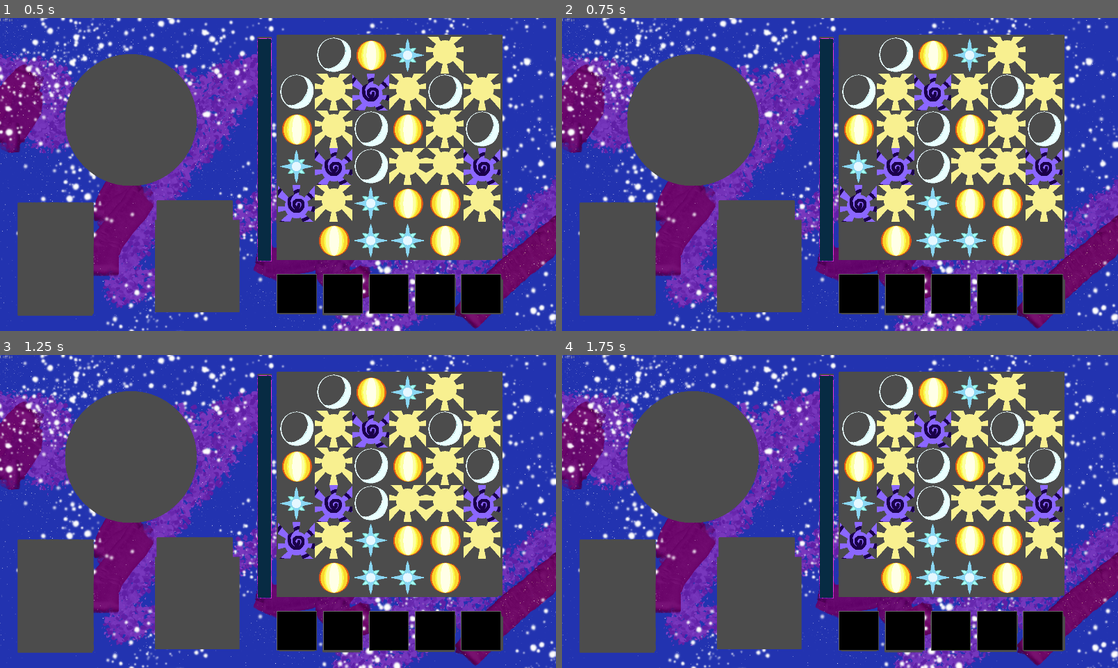
Above: before the commit, frames 1-4 (two rows, left to right).
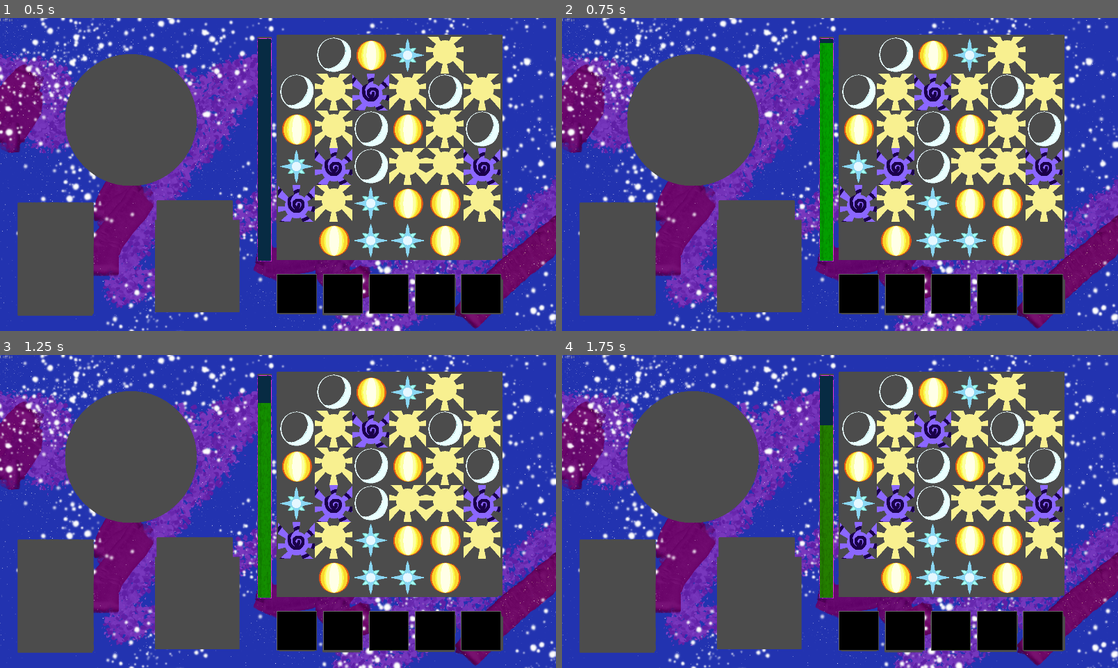
Above: after the commit, the same moments.

Repository: c0vvb0yy/match3
Game: Godot game, scene res://scenes/GameWindow.tscn
The game is run twice, just before and just after one commit, with the same random seed, the same clock (stepped at 60 frames per second) and the same inputs.
Inputs (mouse positions are in pixels of both pictures, inside the frame that each line leads up to):
- Up to frame 1 (0.5 s): no input
- Up to frame 2 (0.75 s): tap Enter (ui_accept) at 0.5 s; move the mouse to (962, 158) at 0.52 s; click (962, 158) at 0.6 s
- Up to frame 3 (1.25 s): tap Enter (ui_accept) at 0.77, 0.8, 1.07 s
- Up to frame 4 (1.75 s): tap Enter (ui_accept) at 1.25, 1.35, 1.52 s; move the mouse to (728, 527) at 1.27 s; click (728, 527) at 1.55 s

Frame 1 is identical in both runs. In frame 2, 1.7% of the frame differs, in the area x 46-49%, y 8-78%; in frame 3, 1.5%; in frame 4, 1.3%.

Commit message:
finding matches OPTIMIZED

Diff:
--- a/godot/Match3/scripts/Grid.gd
+++ b/godot/Match3/scripts/Grid.gd
@@ -6,6 +6,11 @@
 	move
 }
 var state;
+
+enum{
+	horizontal,
+	vertical
+}
 
 #Grid Variables
 export (int) var width;
@@ -30,6 +35,7 @@
 	preload("res://scenes/OrderPiece.tscn")
 ];
 var current_matches = [];
+var cool_matches = [];
 
 
 #input variables
@@ -49,7 +55,7 @@
 # Called when the node enters the scene tree for the first time.
 func _ready():
 	state = move;
-	#turn_timer = get_parent().get_node("TurnTimer");
+	turn_timer = get_parent().get_node("TurnTimer");
 	fall_timer = get_parent().get_node("FallTimer");
 	fill_timer = get_parent().get_node("FillTimer");
 	destroy_timer = get_parent().get_node("DestroyTimer");
@@ -84,30 +90,10 @@
 				all_pieces[i][j] = piece;
 
 func find_matches():
-	var at_least_one_matched = false;
-	for i in width:
-		for j in height:
-			if(is_piece_existing(all_pieces, i, j)):
-				var current_piece = all_pieces[i][j];
-				if( i > 0 && i < width - 1): #horizontal matching logic
-					if(is_piece_existing_and_same(all_pieces, i - 1, j, current_piece)
-					&& is_piece_existing_and_same(all_pieces, i + 1, j, current_piece)):
-						var left_piece = all_pieces[i - 1][j];
-						var right_piece = all_pieces[i + 1][j];
-						match_and_dim([left_piece, current_piece, right_piece,]);
-						add_to_array([Vector2(i-1,j), Vector2(i,j), Vector2(i+1,j)], current_matches);
-						if(!at_least_one_matched):
-							at_least_one_matched = true;
-				if(j > 0 && j < height - 1): #vertical matching logic
-					if(is_piece_existing_and_same(all_pieces, i, j - 1, current_piece)
-					&& is_piece_existing_and_same(all_pieces, i, j + 1, current_piece)):
-						var upper_piece = all_pieces[i][j - 1];
-						var lower_piece = all_pieces[i][j + 1];
-						match_and_dim([lower_piece, upper_piece, current_piece]);
-						add_to_array([Vector2(i,j-1), Vector2(i,j), Vector2(i,j+1)], current_matches);
-						if(!at_least_one_matched):
-							at_least_one_matched = true;
-	return at_least_one_matched;
+	find_long_matches();
+	for tile in current_matches:
+		match_and_dim([all_pieces[tile.x][tile.y]]);
+	return current_matches.size() > 0;
 
 func break_matches():
 	for i in width:
@@ -124,47 +110,56 @@
 				if(current_piece.matched):
 					current_piece.queue_free();
 					all_pieces[i][j] = null;
-	print(current_matches)
+	print(current_matches);
 	current_matches.clear();
 
 func find_long_matches():
-	var temp_matches = current_matches;
-	for i in current_matches.size():
-		var current_column = current_matches[i].x;
-		var current_row = current_matches[i].y;
-		var current_color = all_pieces[current_column][current_row].color;
-		var matched = 0;
-		var last_column = null;
-		var last_row = null;
-		#Iterate over the current matches to check for column, row, and color
-		for j in current_matches.size():
-			var this_column = current_matches[j].x;
-			var this_row = current_matches[j].y;
-			var this_color = all_pieces[this_column][this_row].color;
-			if(current_color == this_color && this_column == current_column):
-				if(last_row != null):
-					if(this_row == last_row + 1):
-						matched += 1;
-					else:
-						break;
-				else:
-					matched += 1;
-			elif(this_row == current_row && this_color == current_color):
-				if(last_column != null):
-					if(this_column == last_column + 1):
-						matched += 1;
-					else:
-						break;
-				else:
-					matched += 1;
-			last_column = this_column;
-			last_row = this_row;
-		if(matched >= 4):
-			print("got " , matched , " of ", current_color);
-
-func look_right_of_piece(piece_col, piece_row, next_col):
-	if(all_pieces[piece_col][piece_row].color == all_pieces[next_col][piece_row]):
-		return true;
+	var last_color = null;
+	var matched = 1;
+	cool_matches.clear();
+	for i in width:
+		for j in height:
+			var current_color;
+			if(is_piece_existing(all_pieces, i, j)):
+				current_color = all_pieces[i][j].color;
+			if(current_color == last_color && current_color != null):
+				matched += 1;
+			else:
+				store_match(i, j - 1, matched, vertical);
+				matched = 1;
+			last_color = current_color;
+		store_match(i, height - 1, matched, vertical);
+		matched = 1;
+		last_color = null;
+	for y in height:
+		for x in width:
+			var current_color;
+			if(is_piece_existing(all_pieces, x, y)):
+				current_color = all_pieces[x][y].color;
+			if(current_color == last_color && current_color != null):
+				matched += 1;
+			else:
+				store_match(x - 1, y, matched, horizontal);
+				matched = 1;
+			last_color = current_color;
+		store_match(width- 1, y, matched, horizontal);
+		matched = 1;
+		last_color = null;
+	if(cool_matches.size() > 0):
+		print(cool_matches);
+
+func store_match(x, y, amount : int, direction : int):
+	if (amount < 3 ):
+		return;
+	cool_matches.append([x, y, amount, direction]);
+	if(direction == vertical):
+		for i in range(y-amount, y):
+			 add_to_array([Vector2(x, i + 1)], current_matches);
+	else:
+		for i in range(x-amount, x):
+			add_to_array([Vector2(i + 1, y)], current_matches);
+	pass;
+
 func make_current_pieces_fall():
 	for i in width:
 		for j in height:
@@ -201,8 +196,8 @@
 	var grid_coord = pixel_to_grid(start, offset, get_global_mouse_position()); ##if performace problems: check Input actions first instead of calcing this
 	if(is_in_grid(grid_coord, width, height)):
 		if(Input.is_action_just_pressed("ui_click")):
-			#if(turn_timer.is_stopped()):
-				#turn_timer.start();
+			if(turn_timer.is_stopped()):
+				turn_timer.start();
 			start_touch = grid_coord;
 			is_controlling_piece = true;
 		if(Input.is_action_just_released("ui_click")):
@@ -213,7 +208,6 @@
 		start_touch = null;
 		end_touch = null;
 	pass;
-
 func touch_difference(start_grid, end_grid):
 	var difference = end_grid - start_grid;
 	if(abs(difference.x) > abs(difference.y)): # check if horizontal move
@@ -266,8 +260,8 @@
 	pass;
 
 
-#func _on_DestroyTimer_timeout(): #Turn is over
-#	find_long_matches();
-#	destroy_matched();
-#	fill_timer.start(0.5);
-#	pass;
+func _on_DestroyTimer_timeout(): #Turn is over
+	find_long_matches();
+	destroy_matched();
+	fill_timer.start(0.5);
+	pass;
Binary file added: godot/Match3/art/background_0_1.png
Not shown, added: godot/Match3/art/background_0_1.png.import
Binary file added: godot/Match3/art/background_0_1_solid.png
Not shown, added: godot/Match3/art/background_0_1_solid.png.import
Not shown, changed: godot/Match3/art/.background.png-autosave.kra
Not shown, added: godot/Match3/art/.background.png-autosave.kra~
